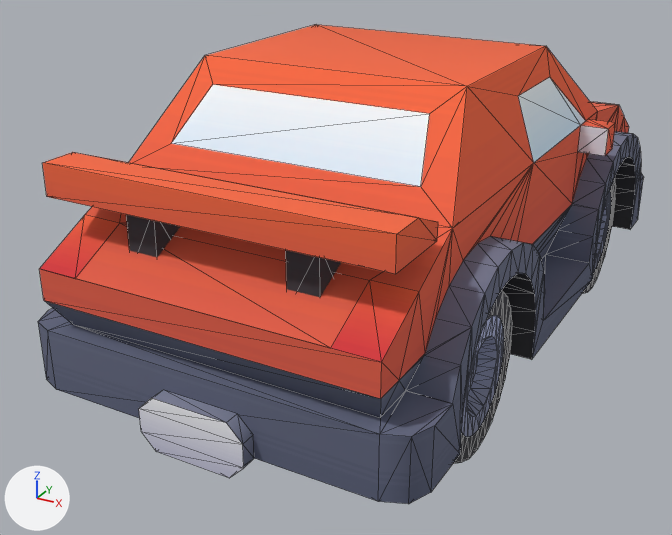
Renders of the glTF model assets/cars/sedan-sports.glb from each side of a commit.
The view is the same before and after, from a 50 mm lens placed at (1.36, -2.93, 1.68), pointed at (-0.14, -0.19, 0.31). Arrows for +X, +Y and +Z are at lower left; the lights stay in place. Mesh edges are drawn as thin lines. Where no turn or scale is listed for an object, it has been applied to the vertices. Vertices at the same position are counted once.

Script lines for the objects in view, before the commit:
```python
me_body = bpy.data.meshes.new('body')
me_body.from_pydata(...)  # 365 vertices, 711 faces; spans x -0.66..0.66, y -1.28..1.28, z 0.0..0.95
me_body.materials.append(mat_colormap)  # picture img_colormap
me_spoiler = bpy.data.meshes.new('spoiler')
me_spoiler.from_pydata(...)  # 26 vertices, 48 faces; spans x -0.551..0.551, y -0.125..0.125, z 0.0..0.3
me_spoiler.materials.append(mat_colormap)  # picture img_colormap
me_wheel_front_left = bpy.data.meshes.new('wheel-front-left')
me_wheel_front_left.from_pydata(...)  # 216 vertices, 332 faces; spans x -0.05..0.3, y -0.3..0.3, z -0.3..0.3
me_wheel_front_left.materials.append(mat_colormap)  # picture img_colormap
ob_body = bpy.data.objects.new('body', me_body)
ob_body.location = (0.0, 0.025, 0.15)
ob_spoiler = bpy.data.objects.new('spoiler', me_spoiler)
ob_spoiler.location = (-0.012, -1.019, 0.6)
ob_wheel_front_left = bpy.data.objects.new('wheel-front-left', me_wheel_front_left)
ob_wheel_front_left.location = (0.3, -0.66, 0.3)
# also in view: 'wheel-back-left' at (0.43, 0.66, 0.3)
```
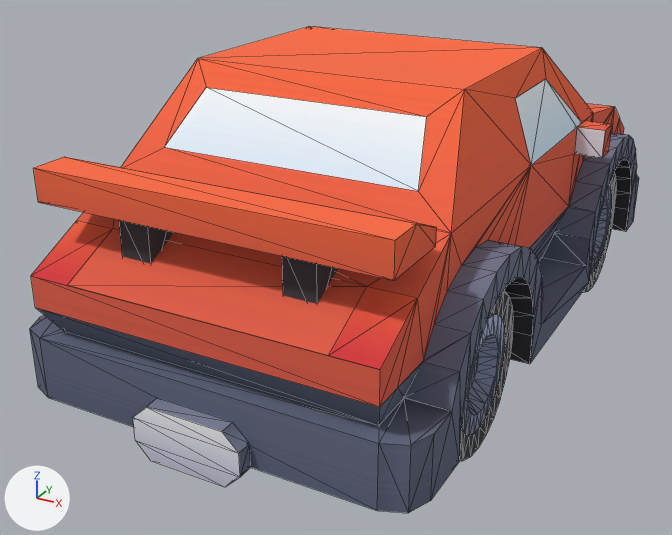
Where the newer file only moved an object's origin or applied its transform, the numbers keep the older frame.

Edits to the scene script, one JSON object a line:
```json
{"block": "me_body", "where": "me_body.from_pydata(...)  # 365 vertices, 711 faces; spans x -0.66..0.66, y -1.28..1.28, z 0.0..0.95"}
{"block": "me_body", "where": "# used by ob_body; location = (0.0, 0.025, 0.15)"}
{"block": "me_body", "change": "me_body part 1: the whole mesh is multiplied about its middle by the matrix ((-1.0, 0.011, 0.0), (0.011, 1.0, 0.0), (0.0, 0.0, 1.0))"}
{"block": "me_spoiler", "where": "# used by ob_spoiler; location = (-0.012, -1.019, 0.6)"}
{"op": "remove", "block": "me_spoiler", "code": "me_spoiler.from_pydata(...)  # 26 vertices, 48 faces; spans x -0.551..0.551, y -0.125..0.125, z 0.0..0.3"}
{"op": "add", "block": "me_spoiler", "code": "me_spoiler.from_pydata(...)  # 26 vertices, 48 faces; spans x -0.538..0.562, y -0.159..0.079, z 0.0..0.3"}
{"block": "me_spoiler", "change": "me_spoiler part 2: 26 of 26 vertices moved; they spanned x -0.551..0.551, y -0.125..0.125, z 0.0..0.3 and now span x -0.538..0.562, y -0.159..0.079, z 0.0..0.3; mean shift (0.012, -0.04, 0.0); largest move (-0.551, -0.113, 0.2) -> (0.562, -0.159, 0.2)"}
{"op": "set", "path": "ob_body.location", "old": "(0.0, 0.025, 0.15)", "new": "(0.0, -0.015, 0.15)"}
```

Boxes (x1, y1, x2, y2) around the edits, measured in the pictures (672 x 535 px):
```json
{"object": "body", "change": "reshaped, moved", "before": [38, 25, 644, 504], "after": [30, 26, 639, 513]}
{"object": "spoiler", "change": "reshaped", "before": [42, 152, 438, 297], "after": [34, 157, 437, 304]}
{"object": "wheel-front-left", "change": "unchanged, covered by the edit", "before": [453, 290, 512, 464], "after": [582, 173, 616, 293]}
{"object": "wheel-back-left", "change": "unchanged, uncovered by the edit", "before": [583, 177, 616, 293], "after": [459, 291, 513, 461]}
```
